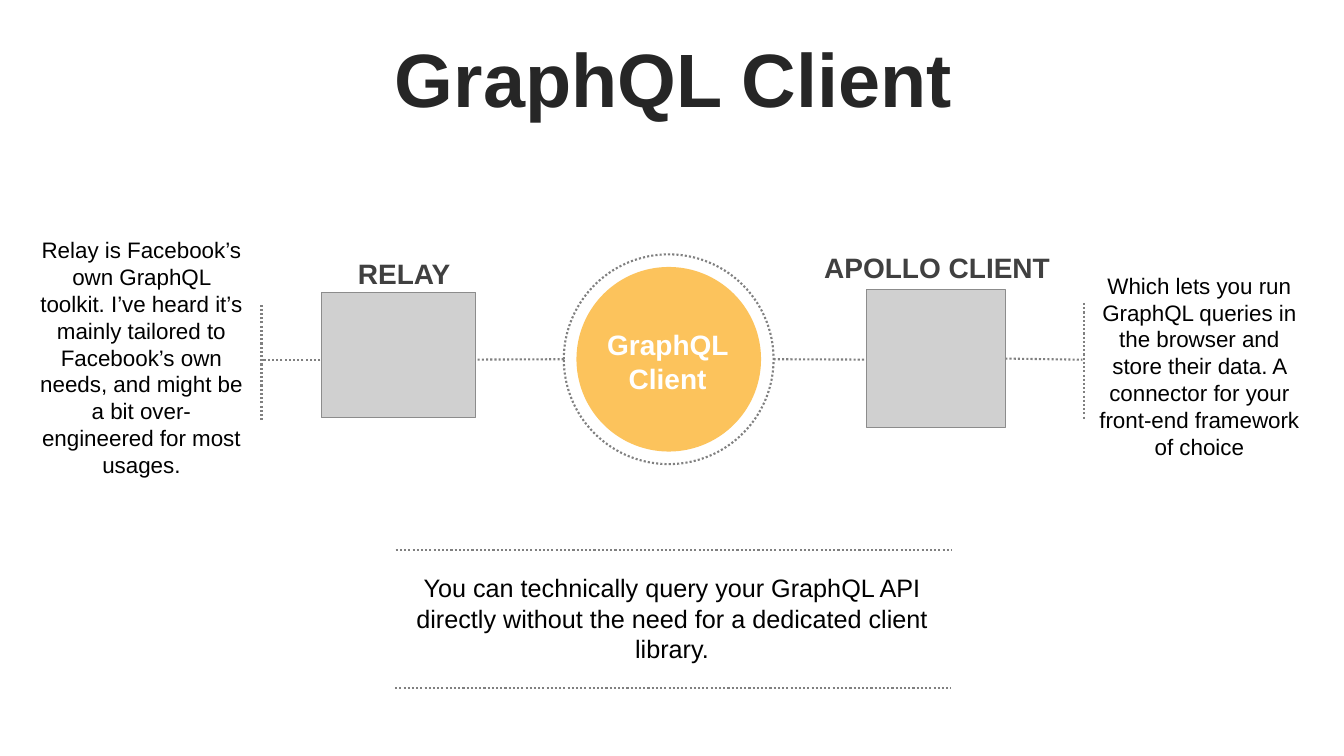
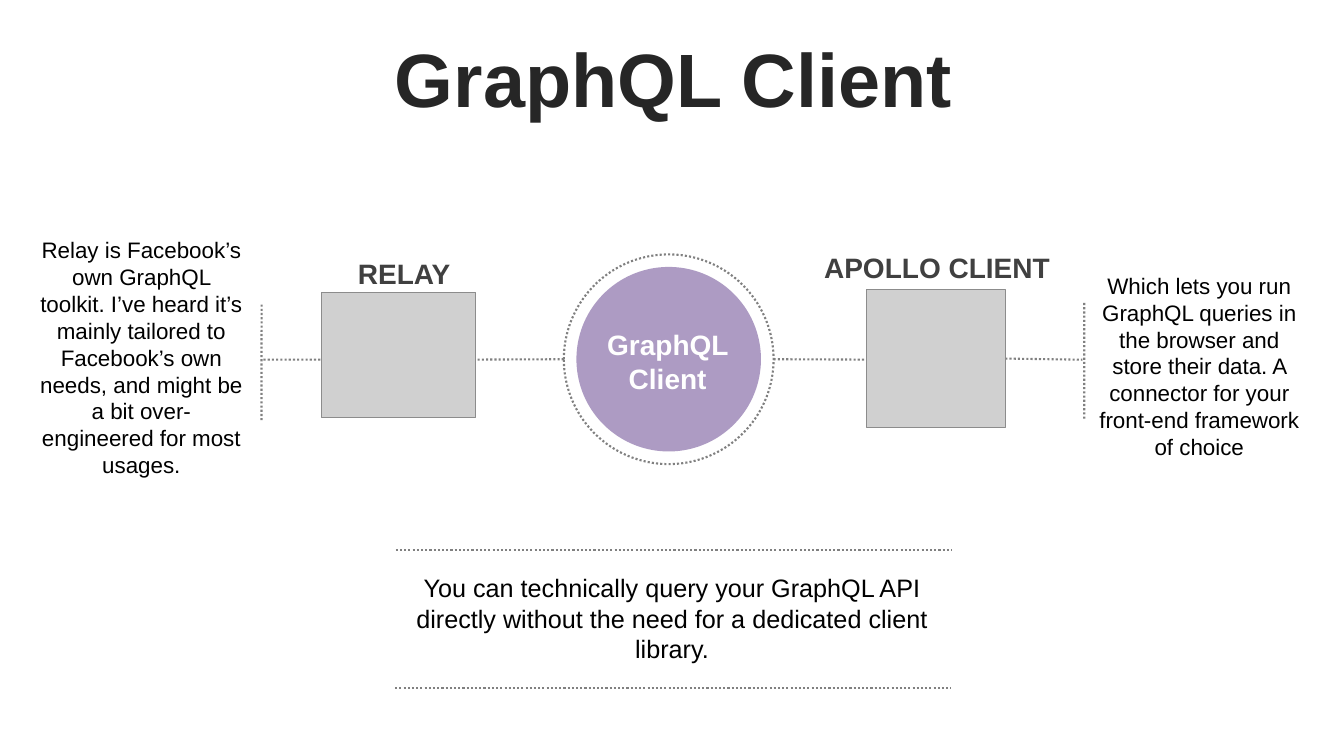
Before and after one commit to thanhlongvl/sportdemo, a slide deck: slide 28 of thuyettrinhgfinal_1.pptx. Drawn at 1344x756 pixels with LibreOffice and Linux fonts; fonts in the diff are those of the drawing; grey boxes stand for pictures. Boxes give left, top, right and bottom in pixels: in the first picture for what was removed or moved away, otherwise in the second. Text is boxed around its words. In the diff, an @@ line names an element or a change of style, - is before the commit and + after.

```diff
--- a/thuyettrinhgfinal_1.pptx
+++ b/thuyettrinhgfinal_1.pptx
@@ ellipse at (x1=564, y1=254, x2=773, y2=464): outline #808080 1.5 pt dashed to #808080 1.5 pt @@
@@ ellipse at (x1=577, y1=267, x2=761, y2=452): fill #FBA200 at 64% opacity to #8064A2 at 64% opacity @@
```
Also in this commit, not shown: 24 other slides changed, 1 slide added, 2 other files.
